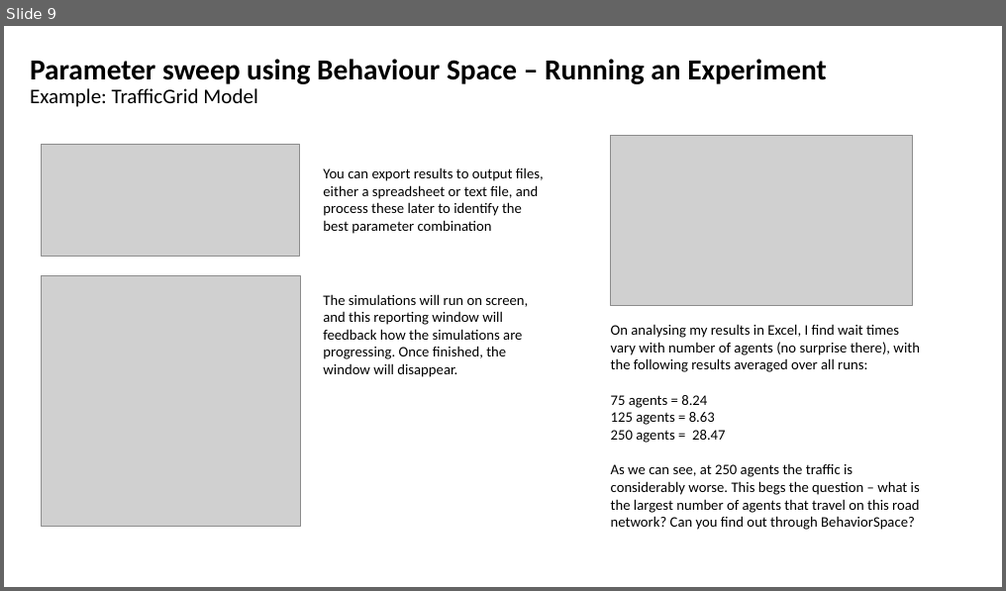
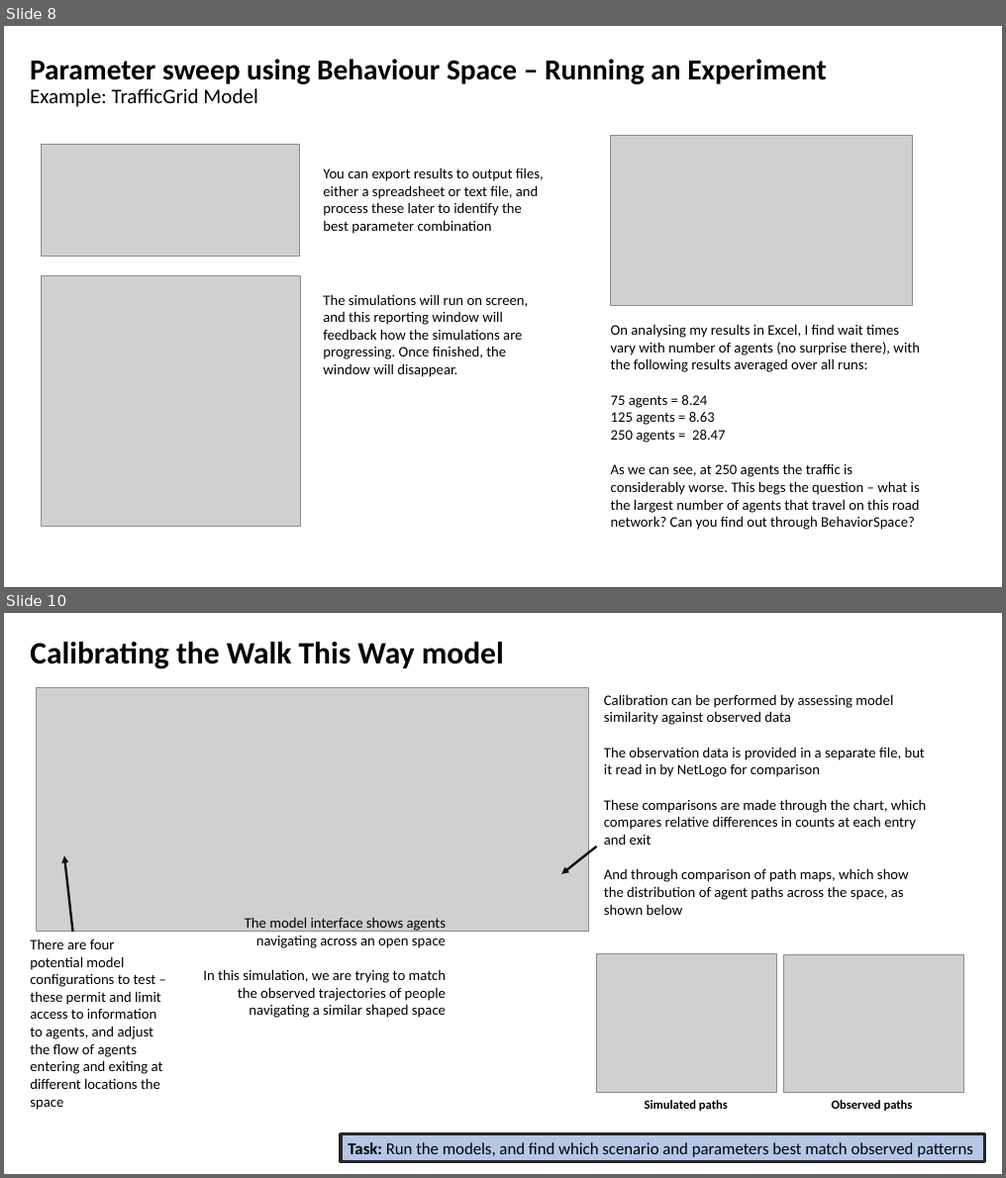
Before and after one commit to abmgis/abmgis, a slide deck: Chapter10-EvaluatingModels/Chapter10_Tutorial.pptx. Shown one above the other, each under a label of ours: slide 9 before the commit, slides 8 and 10 after it; the slides between them are not shown. The pictures are 1006x591 and 1006x1178 pixels, drawn with LibreOffice and Linux fonts; fonts in the diff are those of the drawing; grey boxes stand for pictures. Boxes give left, top, right and bottom in pixels: in the first picture for what was removed or moved away, otherwise in the second. Text is boxed around its words. In the diff, an @@ line names an element or a change of style, - is before the commit and + after.

```diff
--- a/Chapter10-EvaluatingModels/Chapter10_Tutorial.pptx
+++ b/Chapter10-EvaluatingModels/Chapter10_Tutorial.pptx
@@ slide 10 added at (4,613,1002,1174), background #FFFFFF @@
@@ text added at (30,642,504,669), 30 pt, text #000000, bold @@
+Calibrating the Walk This Way model
@@ picture added at (37,687,589,932) @@
@@ text added at (604,694,927,915), 14 pt, text #000000 @@
+Calibration can be performed by assessing model similarity against observed data
+The observation data is provided in a separate file, but it read in by NetLogo for comparison
+These comparisons are made through the chart, which compares relative differences in counts at each entry and exit
+And through comparison of path maps, which show the distribution of agent paths across the space, as shown below
@@ arrow added from (597, 847) to (561, 874), #0D0D0D 2.25 pt @@
@@ arrow added from (73, 932) to (64, 857), #0D0D0D 2.25 pt @@
@@ text added at (30,939,163,1110), 14 pt, text #000000 @@
+There are four potential model configurations to test – these permit and limit access to information to agents, and adjust the flow of agents entering and exiting at different locations the space
@@ text added at (203,917,446,1018), 14 pt, text #000000 @@
+The model interface shows agents navigating across an open space
+In this simulation, we are trying to match the observed trajectories of people navigating a similar shaped space
@@ picture added at (597,955,777,1093) @@
@@ picture added at (784,956,964,1093) @@
@@ text added at (645,1100,728,1111), 12 pt, text #000000, bold @@
+Simulated paths
@@ text added at (832,1100,913,1111), 12 pt, text #000000, bold @@
+Observed paths
@@ rectangle added at (341,1135,985,1162), fill #B4C7E7, outline #262626 3 pt, 16 pt, text #000000 @@
+Task: Run the models, and find which scenario and parameters best match observed patterns
@@ what was slide 9 is now slide 8 @@
```
Also in this commit, not shown: 1 slide changed, 1 slide removed, 6 other files.
